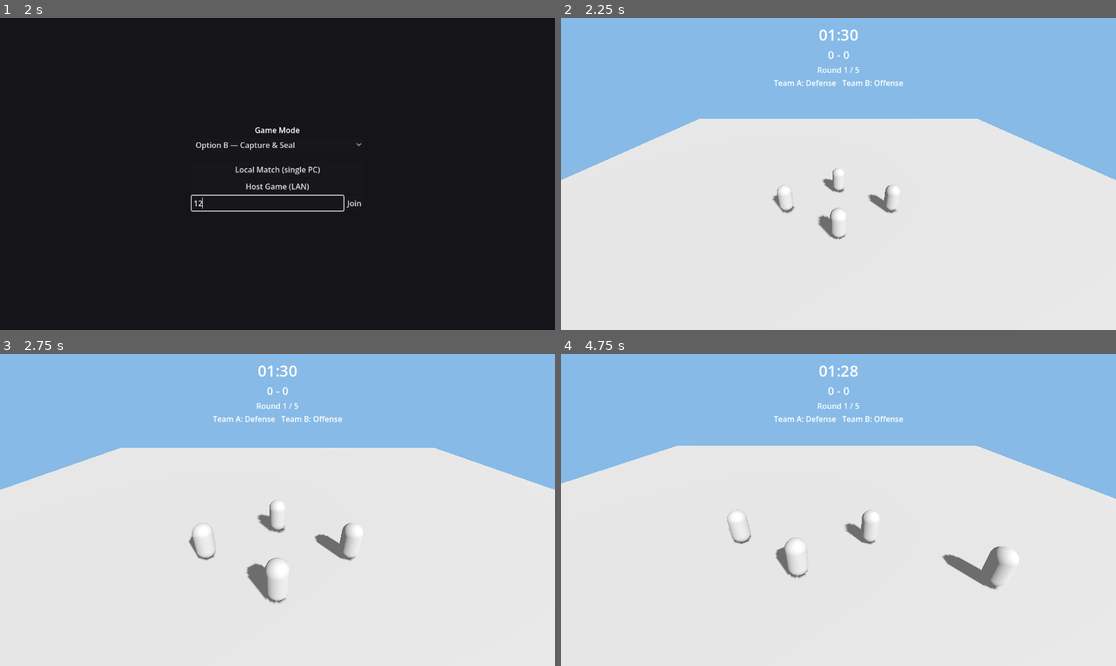
Above: before the commit, frames 1-4 (two rows, left to right).
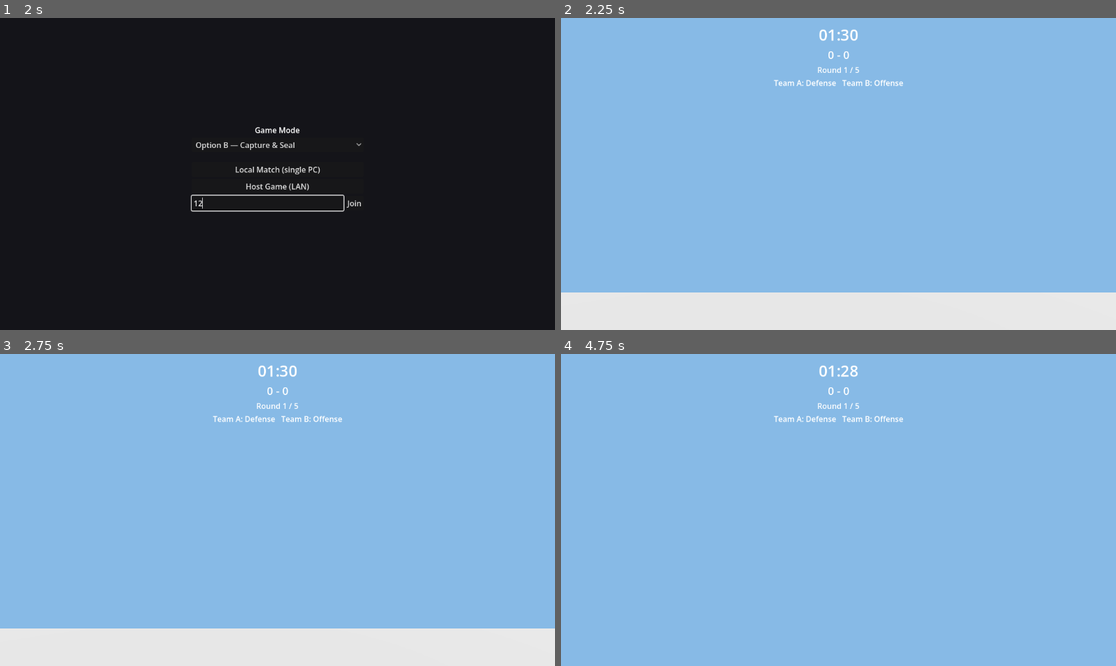
Above: after the commit, the same moments.

Repository: DOST-GameDEV/DOST-GameDev
Game: Godot game, scene res://scenes/ui/MainMenu.tscn
Same seed, same stepped clock (60 frames per second), same inputs: the game is played once before the commit and once after it.
Inputs (mouse positions are in pixels of both pictures, inside the frame that each line leads up to):
- Up to frame 1 (2 s): click "Start" at 0.5 s; click (266, 202) at 1.27 s; type "12" at 1.35 s
- Up to frame 2 (2.25 s): click "Local Match (single PC)" at 2 s
- Up to frame 3 (2.75 s): no input
- Up to frame 4 (4.75 s): tap Enter (bump_p2) at 2.75, 3.6 s; move the mouse to (960, 494) at 2.77 s; hold D (move_right_p1) 2.78-3.53 s; tap Space (bump_p1) at 2.85 s; move the mouse to (727, 525) at 3.52 s; hold S (move_down_p1) 3.53-4.28 s; move the mouse to (894, 441) at 4.27 s; hold D (move_right_p1) from 4.28 s (still down); tap Ctrl (guard_dash_p2) at 4.35 s

Frame 1 is identical in both runs. In frame 2, 51% of the frame differs, in the area x 0-100%, y 32-88%; in frame 3, 55%; in frame 4, 67%, in the area x 0-100%, y 29-100%.

Commit message:
Build CameraRig: FPP for Person, TPP for Prop (standing directive)
Adds scenes/characters/CameraRig.tscn + scripts/systems/camera_rig.gd,
instanced as a child of CharacterBase.tscn. Mode is derived from
is_person at _ready() — no export, no toggle, no per-map override, per
the non-negotiable directive in Handoff.md §1 / Dev_Plan.md §0.1. FPP
gets an eye-height pivot (near 0.05, fov 95) with pitch clamped
-80..+70 on the rig node only; TPP gets a SpringArm3D (length 4.5,
collision mask = world) so it pulls in against geometry instead of
clipping through. Yaw always writes CharacterBase.rotation.y, pitch
never touches the body, matching the existing melee Hitbox/ability
offsets that assume an unrotated body.

CharacterBase.tscn's mesh is now wrapped in a plain "Visual" Node3D so
FPP can hide it as one unit (shadow-only, not hide() — losing your own
shadow in FPP kills the ground read). ArenaCamera now forces
current = false in _ready() so it can never contend with a rig's
camera for the viewport; kept as the local-test/broadcast fallback
per Dev_Plan.md §3.4 rather than deleted.

Activation: a networked rig activates itself from
is_multiplayer_authority() with no main.gd wiring needed, same pattern
as Hud reading autoloads directly. Local test has no authority
concept, so main.gd::_start_local_test() activates TeamAProp's rig by
default until the debug switcher (queue item 1, still open) makes this
reassignable at runtime.

Verified with real running instances, not just reading the code:
mode derivation (Prop -> TPP, Person -> FPP) on both a local run and
both peers of a two-instance networked run; exactly one camera current
at a time; networked auto-activation giving each peer mouse aim only
over its own unit; yaw/pitch math extracted into a directly-callable
apply_mouse_delta() and confirmed correct including clamping at both
pitch limits. This same pass caught and fixed a real bug: the first
FPP self-hide cast Visual (a plain Node3D) directly to
VisualInstance3D, which silently returns null and never applies -
fixed by walking Visual's GeometryInstance3D descendants instead.

Not confirmed: how the camera actually looks. There's no display in
this environment, so framing, the TPP wall pull-in, and whether the
SpringArm3D's baked rotation really reads as "behind and above,
tilted down" rather than something backwards all need a human in the
editor.

Diff:
--- /dev/null
+++ b/scenes/characters/CameraRig.tscn
@@ -0,0 +1,25 @@
+[gd_scene load_steps=2 format=3 uid="uid://cwj4h8m1k9p2q"]
+
+[ext_resource type="Script" path="res://scripts/systems/camera_rig.gd" id="1"]
+
+[node name="CameraRig" type="Node3D"]
+script = ExtResource("1")
+
+[node name="FppPivot" type="Node3D" parent="."]
+position = Vector3(0, 1.55, 0)
+
+[node name="FppCamera" type="Camera3D" parent="FppPivot"]
+current = false
+near = 0.05
+fov = 95.0
+
+[node name="TppArm" type="SpringArm3D" parent="."]
+position = Vector3(0, 1.2, 0)
+rotation_degrees = Vector3(-15, 180, 0)
+collision_mask = 1
+spring_length = 4.5
+
+[node name="TppCamera" type="Camera3D" parent="TppArm"]
+rotation_degrees = Vector3(0, 180, 0)
+current = false
+fov = 70.0
--- a/scenes/characters/CharacterBase.tscn
+++ b/scenes/characters/CharacterBase.tscn
@@ -1,8 +1,9 @@
-[gd_scene load_steps=9 format=3 uid="uid://b8g1c2xw3q4r5"]
+[gd_scene load_steps=10 format=3 uid="uid://b8g1c2xw3q4r5"]
 
 [ext_resource type="Script" path="res://scripts/characters/character_base.gd" id="1"]
 [ext_resource type="Script" path="res://scripts/characters/hurtbox.gd" id="2"]
 [ext_resource type="Script" path="res://scripts/characters/hitbox.gd" id="3"]
+[ext_resource type="PackedScene" path="res://scenes/characters/CameraRig.tscn" id="4"]
 
 [sub_resource type="SceneReplicationConfig" id="SceneReplicationConfig_sync"]
 properties/0/path = NodePath(".:position")
@@ -42,8 +43,12 @@
 [node name="CollisionShape3D" type="CollisionShape3D" parent="."]
 shape = SubResource("CapsuleShape3D_1")
 
-[node name="MeshInstance3D" type="MeshInstance3D" parent="."]
+[node name="Visual" type="Node3D" parent="."]
+
+[node name="MeshInstance3D" type="MeshInstance3D" parent="Visual"]
 mesh = SubResource("CapsuleMesh_1")
+
+[node name="CameraRig" parent="." instance=ExtResource("4")]
 
 [node name="Hurtbox" type="Area3D" parent="."]
 script = ExtResource("2")
--- a/scripts/main.gd
+++ b/scripts/main.gd
@@ -143,6 +143,15 @@
 	_wire_downed_flash(team_a_prop)
 	_wire_downed_flash(team_b_prop)
 	_register_local_can()
+	# Item 13: no authority concept in local test, unlike networked play,
+	# where each rig can activate itself from is_multiplayer_authority(). One
+	# rig has to be picked explicitly. Defaults to TeamAProp (the P1 slot),
+	# matching the debug switcher's own documented default (Dev_Plan.md §3.5.1)
+	# — the switcher (queue item 1, not yet built) is what makes this
+	# reassignable at runtime instead of fixed for the whole local session.
+	var default_rig := team_a_prop.get_node("CameraRig") as CameraRig
+	default_rig.set_active(true)
+	default_rig.set_aim_source(CameraRig.AimSource.MOUSE)
 	MatchManager.begin_next_round()
 
 ## (Re)tells RoundManager which local Prop is currently the Can — whichever
--- a/scripts/systems/arena_camera.gd
+++ b/scripts/systems/arena_camera.gd
@@ -34,6 +34,12 @@
 var _fixed_basis: Basis
 
 func _ready() -> void:
+	# §3.4: retired from gameplay now that CameraRig (scripts/systems/camera_rig.gd)
+	# exists — every character's own rig explicitly sets `current` on exactly
+	# one of its two cameras when active. Default this to false so it can
+	# never win that contest by accident; a future spectator/record toggle
+	# would explicitly flip this back on.
+	current = false
 	_fixed_basis = global_transform.basis
 	_current_distance = global_position.length()
 	_offset_dir = global_position.normalized() if global_position.length() > 0.001 else Vector3(0, 0.6, 0.8).normalized()
--- /dev/null
+++ b/scripts/systems/camera_rig.gd
@@ -0,0 +1,108 @@
+extends Node3D
+class_name CameraRig
+
+## Standing directive (docs/Handoff.md §1, docs/Dev_Plan.md §0.1): Person is
+## ALWAYS first-person, Prop (Can/Slipper) is ALWAYS third-person. Mode is
+## DERIVED from CharacterBase.is_person at _ready() — no export, no toggle,
+## no per-map override, so it cannot drift. Instanced as a child of
+## CharacterBase.tscn; see that scene for the sibling `Visual` node this
+## hides in FPP.
+##
+## Yaw lives on the body, pitch lives on the rig: this script writes
+## `_character.rotation.y` for mouse-driven yaw, and never touches the body's
+## rotation.x. The melee Hitbox and every directional ability use
+## `-transform.basis.z`/local offsets, so tilting the body would tilt hitboxes
+## into the floor. `character_base.gd` already writes rotation.y itself via
+## look_at() on the movement vector when this rig's aim_source is MOVEMENT
+## (every unit that isn't locally mouse-controlled) — this script only takes
+## over yaw when aim_source is MOUSE, for exactly the one unit a peer
+## actually controls with a mouse.
+
+enum Mode { FPP, TPP }
+enum AimSource { MOUSE, MOVEMENT }
+
+const PITCH_MIN_DEG: float = -80.0
+const PITCH_MAX_DEG: float = 70.0
+## Degrees of rotation per pixel of mouse motion. item 14 (SettingsManager
+## sensitivity slider) multiplies this by a user-configurable scalar; until
+## that lands, every mouse-aimed rig uses this flat default.
+const BASE_SENSITIVITY: float = 0.15
+
+@export var aim_source: AimSource = AimSource.MOVEMENT
+
+@onready var fpp_pivot: Node3D = $FppPivot
+@onready var fpp_camera: Camera3D = $FppPivot/FppCamera
+@onready var tpp_arm: SpringArm3D = $TppArm
+@onready var tpp_camera: Camera3D = $TppArm/TppCamera
+
+var _character: CharacterBase
+var _mode: Mode
+var _pitch_deg: float = 0.0
+var _active: bool = false
+
+func _ready() -> void:
+	_character = get_parent() as CharacterBase
+	_mode = Mode.FPP if _character.is_person else Mode.TPP
+	# SpringArm3D's shapecast would otherwise hit the character's own capsule
+	# every frame and drag the camera in against its own body.
+	tpp_arm.add_excluded_object(_character.get_rid())
+	_apply_fpp_self_hide()
+	set_active(false)
+	set_process_unhandled_input(false)
+	# Networked: authority is already decided at spawn, so a rig can safely
+	# activate itself here — no main.gd wiring needed, same pattern as Hud
+	# reading autoloads directly. Local test has no authority concept; the
+	# switcher (or main.gd, until it exists) calls set_active() explicitly.
+	if NetworkManager.is_networked():
+		var is_mine := _character.is_multiplayer_authority()
+		set_active(is_mine)
+		set_aim_source(AimSource.MOUSE if is_mine else AimSource.MOVEMENT)
+
+## Exactly one camera should be `current` at a time (per local peer) — the
+## public API the debug switcher (queue item 1) hands control between units
+## with, and what a networked spawn calls on itself above. Disables _process
+## on an inactive rig so four idle rigs aren't doing four cameras' worth of
+## work for nothing.
+func set_active(active: bool) -> void:
+	_active = active
+	fpp_camera.current = active and _mode == Mode.FPP
+	tpp_camera.current = active and _mode == Mode.TPP
+	set_process(active)
+	set_process_unhandled_input(active and aim_source == AimSource.MOUSE)
+
+## The rig mode (FPP/TPP) is derived and untouchable (§0.1) — this only
+## chooses how the ACTIVE rig reads aim input, never what mode it renders in.
+func set_aim_source(source: AimSource) -> void:
+	aim_source = source
+	set_process_unhandled_input(_active and aim_source == AimSource.MOUSE)
+
+func _apply_fpp_self_hide() -> void:
+	if _mode != Mode.FPP:
+		return
+	var visual_root := _character.get_node_or_null("Visual")
+	if visual_root == null:
+		return
+	# "Visual" is a plain Node3D wrapper (see CharacterBase.tscn) so the whole
+	# subtree can be hidden as one unit later once it holds a real multi-mesh
+	# model — it is not itself a VisualInstance3D, so cast_shadow has to be
+	# set on every mesh underneath it individually. NOT hide() — losing your
+	# own shadow in FPP destroys the ground read, and other peers still need
+	# to see the mesh.
+	for node in visual_root.find_children("*", "GeometryInstance3D", true, false):
+		(node as GeometryInstance3D).cast_shadow = GeometryInstance3D.SHADOW_CASTING_SETTING_SHADOWS_ONLY
+
+func _unhandled_input(event: InputEvent) -> void:
+	if not _active or aim_source != AimSource.MOUSE:
+		return
+	if event is InputEventMouseMotion and Input.mouse_mode == Input.MOUSE_MODE_CAPTURED:
+		apply_mouse_delta((event as InputEventMouseMotion).relative)
+
+## Split out from _unhandled_input so the yaw/pitch math is directly testable
+## without depending on the engine's input-event dispatch (which needs a real
+## display server to route InputEventMouseMotion to _unhandled_input — not
+## available headless).
+func apply_mouse_delta(relative: Vector2) -> void:
+	_character.rotation.y -= deg_to_rad(relative.x * BASE_SENSITIVITY)
+	if _mode == Mode.FPP:
+		_pitch_deg = clamp(_pitch_deg - relative.y * BASE_SENSITIVITY, PITCH_MIN_DEG, PITCH_MAX_DEG)
+		fpp_pivot.rotation.x = deg_to_rad(_pitch_deg)
Not shown, added: scripts/systems/camera_rig.gd.uid
Not shown, changed: docs/Dev_Plan.md
Not shown, changed: docs/Handoff.md
